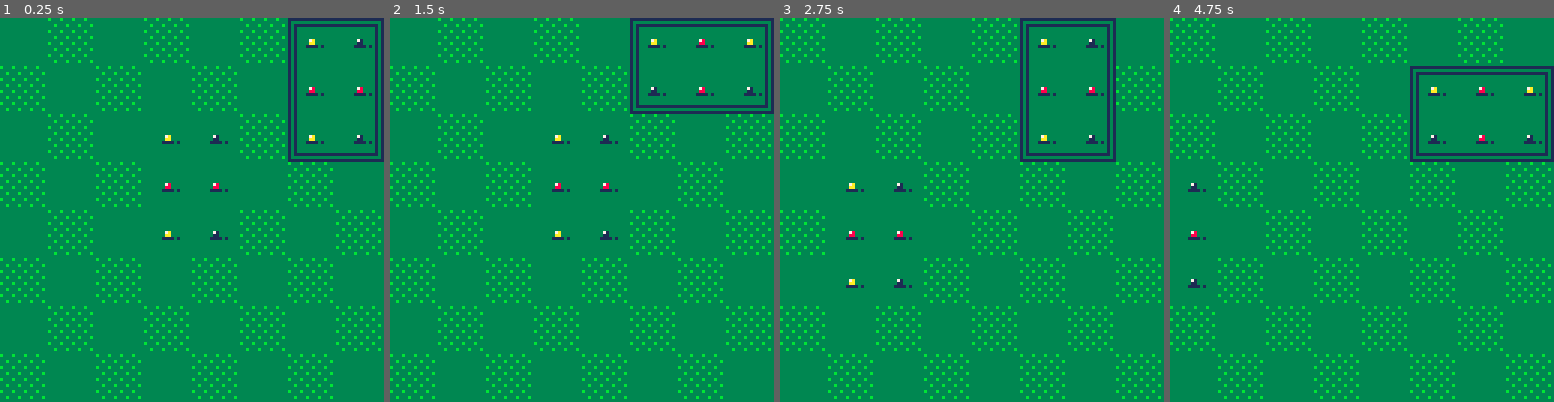
Above: before the commit, frames 1-4 (left to right).
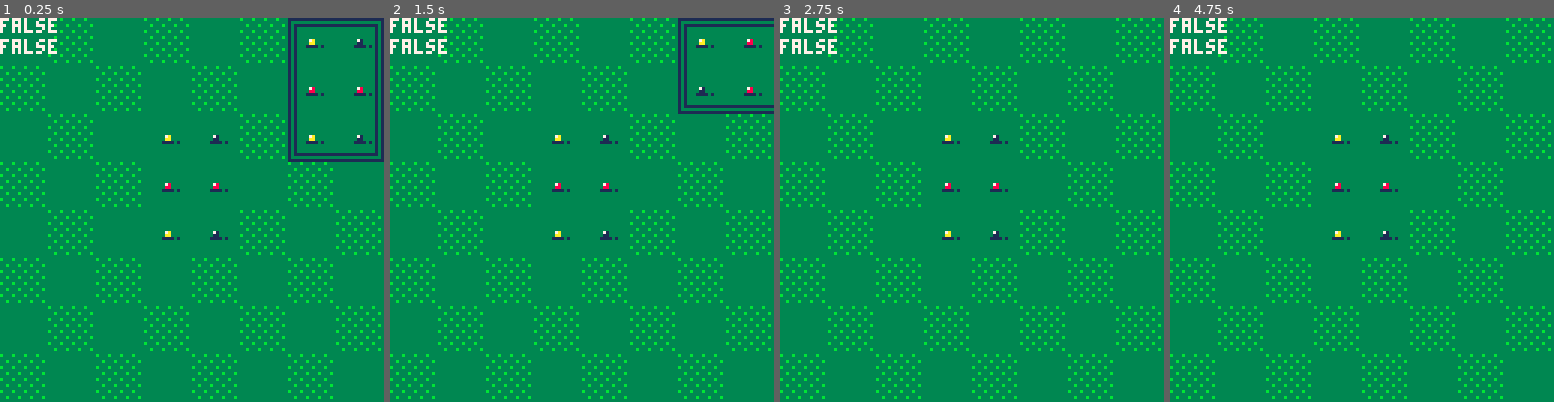
Above: after the commit, the same moments.

Repository: shen-sat/orchard
Game: PICO-8 cartridge game.p8
Same seed, same stepped clock (60 frames per second), same inputs: the game is played once before the commit and once after it.
Inputs:
- Up to frame 1 (0.25 s): no input
- Up to frame 2 (1.5 s): tap X (X key) at 0.33, 1.07 s; tap O (Z key) at 0.7 s
- Up to frame 3 (2.75 s): hold Right 1.6-2.1 s; tap O (Z key) at 1.7, 2.1, 2.5 s; tap X (X key) at 1.85 s; hold Up 2.15-2.42 s; hold Right from 2.47 s (still down)
- Up to frame 4 (4.75 s): tap O (Z key) every 0.4 s from 2.9 to 4.5 s; tap X (X key) at 2.97, 4.08 s; release Right at 3.03 s; hold Left 3.08-3.58 s; hold Down 3.63-3.97 s; hold Right 4.02-4.68 s; hold Up from 4.73 s (still down)

The runs differ from the first frame. In frame 1, 0.6% of the frame differs, in the area x 0-15%, y 0-10%; in frame 2, 2.2%; in frame 3, 14%; in frame 4, 14%, in the area x 0-100%, y 0-100%.

Commit message:
Semi-working card slide when card is planted

Diff:
--- a/game.p8
+++ b/game.p8
@@ -27,16 +27,53 @@
   #include lawn.lua
 
   selected_card:place_starting_card()
+
+  manager = {
+    flag_a = false,
+    flag_b = false,
+    is_fruits_growing = function(self)
+      for fruit in all(planted_fruits) do
+        if fruit.is_growing then self.flag_a = true end
+      end
+    end,
+    is_fruits_stopped_growing = function(self)
+      -- if no fruits growing and flag_a is true then
+        -- set flag_b = true
+        -- set flag_a = false
+      result = true
+      for fruit in all(planted_fruits) do
+        if fruit.is_growing then result = false end
+      end
+
+      if result and self.flag_a then
+        self.flag_a = false
+        self.flag_b = true
+      end
+    end,
+    is_card_animation_finished = function(self)
+      -- if card has reached final position and flag_b is true then
+      -- set flag_b = false
+      if selected_card.y0 == selected_card.deal_y0() and self.flag_b then
+        self.flag_b = false
+      end
+    end,
+    update = function(self)
+      self:is_fruits_growing()
+      self:is_fruits_stopped_growing()
+      self:is_card_animation_finished()
+    end
+  }
 end
 
 function game_update()
   selected_card:update()
-  adjust_selected_card_or_camera_position(selected_card,cam)
+  -- adjust_selected_card_or_camera_position(selected_card,cam)
   camera(cam.x0,cam.y0)
   blink:update()
   for fruit in all(planted_fruits) do
     fruit:update()
   end
+  manager:update()
 end
 
 function game_draw()
@@ -48,7 +85,8 @@
     fruit:draw()
   end
   selected_card:draw()
-  -- print('card:'..selected_card.card_number..'/'..deck.count_after_first_card_placement,cam.x0 + 1,cam.y0 + 1,7)
+  print(manager.flag_a,cam.x0,cam.y0,7)
+  print(manager.flag_b,cam.x0,cam.y0 + 7,7)
   -- print('score:'..score,cam.x0 + 1,cam.y0 + 7,7)
 end
 
--- a/selected_card.lua
+++ b/selected_card.lua
@@ -5,11 +5,16 @@
   y0 = first_card_place_y,
   border_color = 1,
   card_number = 1,
+  slide_counter = 1,
   deal_x0 = function()
     return (cam.x0 + 128 - 32)
   end,
-  deal_y0 = function()
+  deal_y0 = function(self)
     return cam.y0
+    -- return self.slide_start_y0()
+  end,
+  slide_start_y0 = function()
+    return cam.y0 - (tile_size * 3)
   end,
   vertical_slots = function(self)
     return {
@@ -63,6 +68,19 @@
   update = function(self)
     self:plant_fruits()
     self:move()
+    if manager.flag_b then
+      if self.slide_counter < 6 then
+        self.y0 += 8
+        self.slide_counter += 1
+      elseif self.slide_counter < 7 then
+        self.y0 += 4
+        self.slide_counter += 1
+      else
+        self.y0 += 1
+      end
+    else
+      if self.slide_counter > 1 then self.slide_counter = 1 end
+    end
     self:update_fruits()
   end,
   plant_fruits = function(self)
@@ -86,7 +104,7 @@
       del(deck.cards,deck.cards[1])
       self.compass.index = 1
       self.x0 = self:deal_x0()
-      self.y0 = self:deal_y0()
+      self.y0 = self.slide_start_y0()
     end
   end,
   place_starting_card = function(self)
